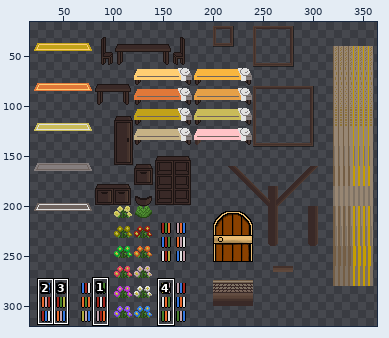
Two states of a sprite sheet, 2D Metroidvania/Assets/Resources/Tilemaps/tiles-house.png. Above: a wide view before the commit, with the close-up outlined.
Close-up. Before the edit:
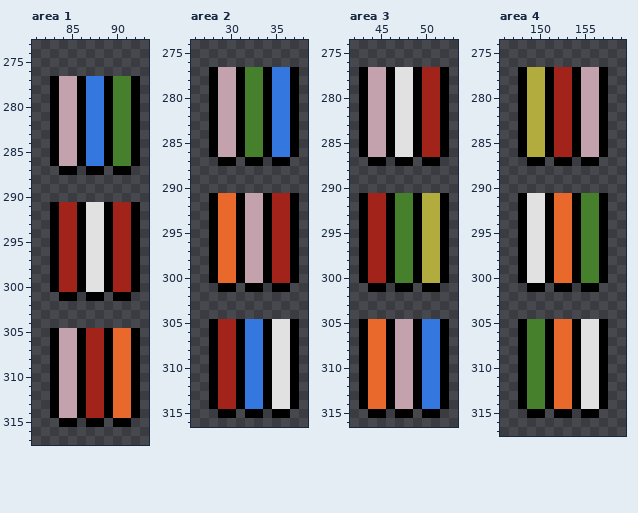
The file is 380x340 pixels. Colours within 5 levels of each other are drawn and written as one. Shown: area 1: x 81..93, y 273..317; area 2: x 26..38, y 274..316; area 3: x 42..53, y 274..316; area 4: x 146..159, y 274..317. The wide view leaves out empty margins. The commit also changed other parts of the picture, which this record leaves out.
And afterwards:
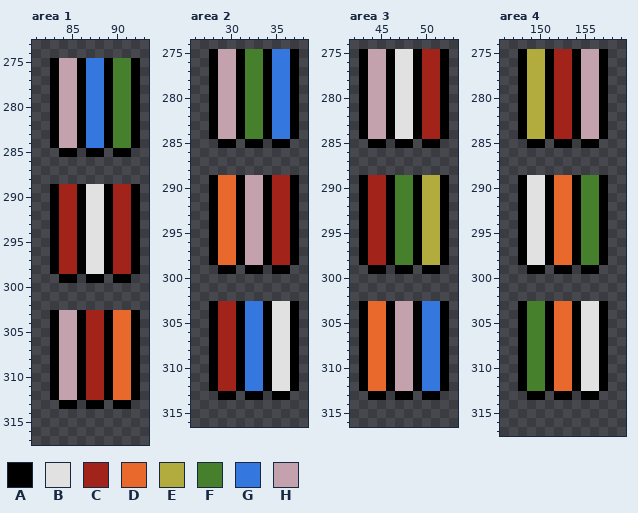
Palette (. is transparent): A #000000  B #e1e1e1  C #a12319  D #e9682c  E #b2ac3e  F #46802c  G #3477df  H #c3a2ad
Change:
Area 1:
y 275..276: x 83..92 .......... -> AHHAGGAFFA
y 285: x 83..92 AHHAGGAFFA -> .AA.AA.AA.
y 286: x 83..92 AHHAGGAFFA -> ..........
y 287: x 84..85 AA -> ..; x 87..88 AA -> ..; x 90..91 AA -> ..
y 289..290: x 83..92 .......... -> ACCABBACCA
y 299: x 83..92 ACCABBACCA -> .AA.AA.AA.
y 300: x 83..92 ACCABBACCA -> ..........
y 301: x 84..85 AA -> ..; x 87..88 AA -> ..; x 90..91 AA -> ..
y 303..304: x 83..92 .......... -> AHHACCADDA
y 313: x 83..92 AHHACCADDA -> .AA.AA.AA.
y 314: x 83..92 AHHACCADDA -> ..........
y 315: x 84..85 AA -> ..; x 87..88 AA -> ..; x 90..91 AA -> ..
Area 2:
y 275..276: x 28..37 .......... -> AHHAFFAGGA
y 285: x 28..37 AHHAFFAGGA -> .AA.AA.AA.
y 286: x 28..37 AHHAFFAGGA -> ..........
y 287: x 29..30 AA -> ..; x 32..33 AA -> ..; x 35..36 AA -> ..
y 289..290: x 28..37 .......... -> ADDAHHACCA
y 299: x 28..37 ADDAHHACCA -> .AA.AA.AA.
y 300: x 28..37 ADDAHHACCA -> ..........
y 301: x 29..30 AA -> ..; x 32..33 AA -> ..; x 35..36 AA -> ..
y 303..304: x 28..37 .......... -> ACCAGGABBA
y 313: x 28..37 ACCAGGABBA -> .AA.AA.AA.
y 314: x 28..37 ACCAGGABBA -> ..........
y 315: x 29..30 AA -> ..; x 32..33 AA -> ..; x 35..36 AA -> ..
Area 3:
y 275..276: x 43..52 .......... -> AHHABBACCA
y 285: x 43..52 AHHABBACCA -> .AA.AA.AA.
y 286: x 43..52 AHHABBACCA -> ..........
y 287: x 44..45 AA -> ..; x 47..48 AA -> ..; x 50..51 AA -> ..
y 289..290: x 43..52 .......... -> ACCAFFAEEA
y 299: x 43..52 ACCAFFAEEA -> .AA.AA.AA.
y 300: x 43..52 ACCAFFAEEA -> ..........
y 301: x 44..45 AA -> ..; x 47..48 AA -> ..; x 50..51 AA -> ..
y 303..304: x 43..52 .......... -> ADDAHHAGGA
y 313: x 43..52 ADDAHHAGGA -> .AA.AA.AA.
y 314: x 43..52 ADDAHHAGGA -> ..........
y 315: x 44..45 AA -> ..; x 47..48 AA -> ..; x 50..51 AA -> ..
Area 4:
y 275..276: x 148..157 .......... -> AEEACCAHHA
y 285: x 148..157 AEEACCAHHA -> .AA.AA.AA.
y 286: x 148..157 AEEACCAHHA -> ..........
y 287: x 149..150 AA -> ..; x 152..153 AA -> ..; x 155..156 AA -> ..
y 289..290: x 148..157 .......... -> ABBADDAFFA
y 299: x 148..157 ABBADDAFFA -> .AA.AA.AA.
y 300: x 148..157 ABBADDAFFA -> ..........
y 301: x 149..150 AA -> ..; x 152..153 AA -> ..; x 155..156 AA -> ..
y 303..304: x 148..157 .......... -> AFFADDABBA
y 313: x 148..157 AFFADDABBA -> .AA.AA.AA.
y 314: x 148..157 AFFADDABBA -> ..........
y 315: x 149..150 AA -> ..; x 152..153 AA -> ..; x 155..156 AA -> ..
